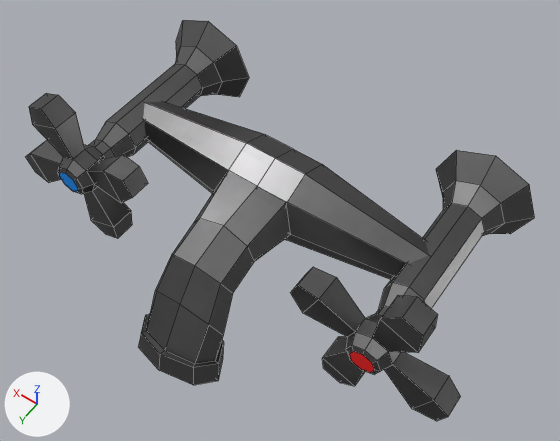
A saved change to the Blender file mods/pcity_nodes/models/taps.blend.
Camera for both pictures: a camera (50 mm lens) standing at (-0.565, 0.493, 0.674) and looking at (-0.046, -0.234, -0.467). Arrows for +X, +Y and +Z are at lower left; the lights stay in place. Mesh edges are drawn as thin lines. The same objects are shown in both versions, whatever each file hides.

Names of what the first picture shows: 'Tap_down'.
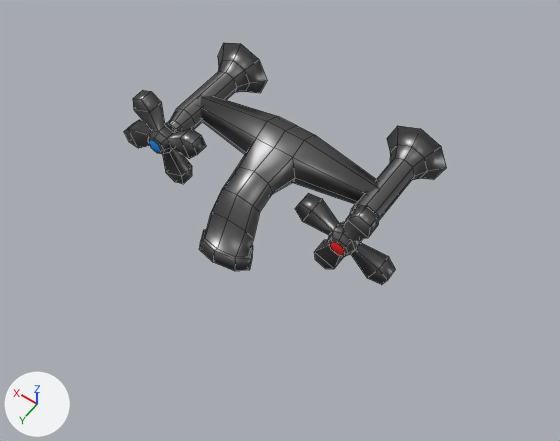
Changed parts and their boxes (x1, y1, x2, y2) in the pictures (560 x 441 px; the box of a moved part takes in the faces that stretch with it):
'Tap_down', reshaped (37% narrower, 40% shorter)
    before: (26, 20, 535, 421)
    after: (124, 43, 446, 285)
part 1 of me_tap_down, moved or reshaped
    before: (26, 93, 148, 238)
    after: (124, 90, 206, 184)
part 2 of me_tap_down, moved or reshaped
    before: (290, 267, 461, 421)
    after: (295, 193, 396, 285)
part 3 of me_tap_down, moved or reshaped
    before: (376, 150, 535, 316)
    after: (350, 126, 446, 220)
part 4 of me_tap_down, moved or reshaped
    before: (89, 20, 249, 159)
    after: (167, 43, 267, 132)
part 5 of me_tap_down, added
    after: (199, 96, 379, 271)
part 6 of me_tap_down, deleted
    before: (139, 102, 429, 385)

What changed in the scene script:
```text
Change me_tap_down:
    used by ob_tap_down; location = (0.0, 0.0, 0.0)
    remove me_tap_down.from_pydata(...)  # 362 vertices, 330 faces; spans x -0.482..0.482, y -0.5..0.084, z -0.647..-0.296
    add me_tap_down.from_pydata(...)  # 352 vertices, 322 faces; spans x -0.294..0.294, y -0.447..-0.09, z -0.494..-0.279
    me_tap_down part 1: the loose piece of 72 vertices spanning x 0.174..0.482, y -0.14..-0.064, z -0.604..-0.296 is scaled about its middle by 0.61, then moved by (-0.128, -0.102, 0.077)
    me_tap_down part 2: the loose piece of 72 vertices spanning x -0.482..-0.174, y -0.14..-0.064, z -0.604..-0.296 is scaled about its middle by 0.61, then moved by (0.128, -0.102, 0.077)
    me_tap_down part 3: the loose piece of 48 vertices spanning x -0.431..-0.225, y -0.5..-0.136, z -0.553..-0.347 is scaled about its middle by 0.61, then moved by (0.128, -0.018, 0.077)
    me_tap_down part 4: the loose piece of 48 vertices spanning x 0.225..0.431, y -0.5..-0.136, z -0.553..-0.347 is scaled about its middle by 0.61, then moved by (-0.128, -0.018, 0.077)
    me_tap_down part 5: a new loose piece of 112 vertices spanning x -0.2..0.2, y -0.363..-0.09, z -0.494..-0.324, in mat_metal (picture img_pcity_nodes_metal_png)
    me_tap_down part 6
    122 vertices are removed from x -0.328..0.328, y -0.363..0.084, z -0.647..-0.37
    114 faces are deleted
    me_tap_down part 7: the surface is now shaded smooth
```
